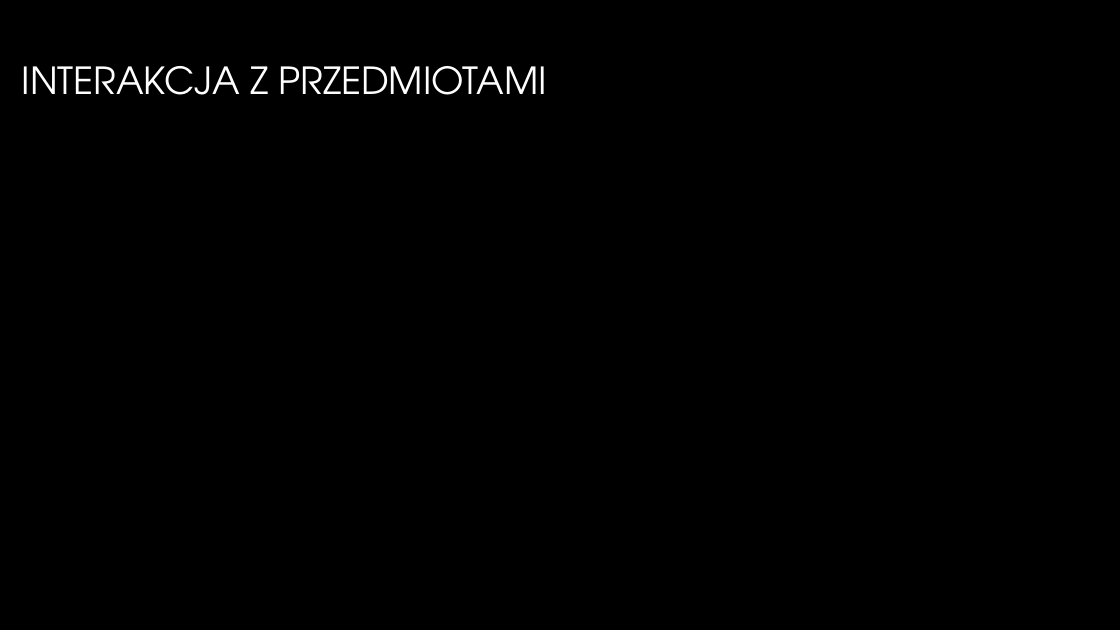
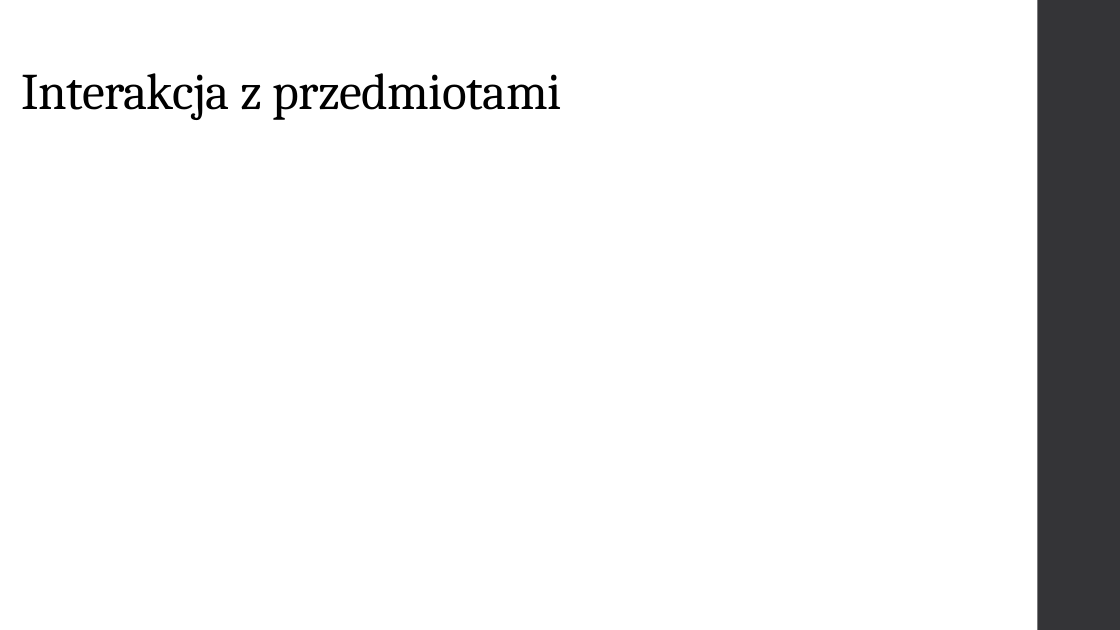
Before and after one commit to GlitchedGuest/PracaInzynieryjska, a slide deck: slide 8 of PrezentacjaAndrzejParuch.pptx. Drawn at 1120x630 pixels with LibreOffice and Linux fonts; fonts in the diff are those of the drawing; background and template pictures are left out. Boxes give left, top, right and bottom in pixels: in the first picture for what was removed or moved away, otherwise in the second. Text is boxed around its words. In the diff, an @@ line names an element or a change of style, - is before the commit and + after.

```diff
--- a/PrezentacjaAndrzejParuch.pptx
+++ b/PrezentacjaAndrzejParuch.pptx
@@ background picture (left out) to #FFFFFF @@
@@ rectangle added at (1038, 0, 1120, 630), fill #353537 @@
@@ title "Interakcja z przedmiotami" at (22, 73, 561, 120): vertical alignment middle to bottom @@
@@ title at (22, 73, 561, 120): text changed; size 32 to 44 pt; font TeX Gyre Adventor to Cambria; text colour gradient #FFFFFF to #A6A6A6 to #000000 @@
-INTERAKCJA Z PRZEDMIOTAMI
+Interakcja z przedmiotami
```
Also in this commit, not shown: 12 other slides changed.
